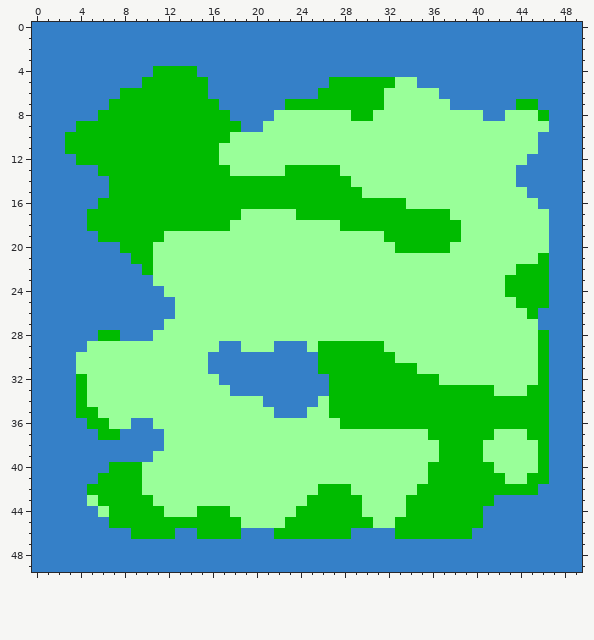
A pixel-art sprite gets an edit: map.png. The picture above was drawn from the file before the commit.
The file is 500x500 pixels, drawn in blocks of 10x10; one block is one cell here.
After:
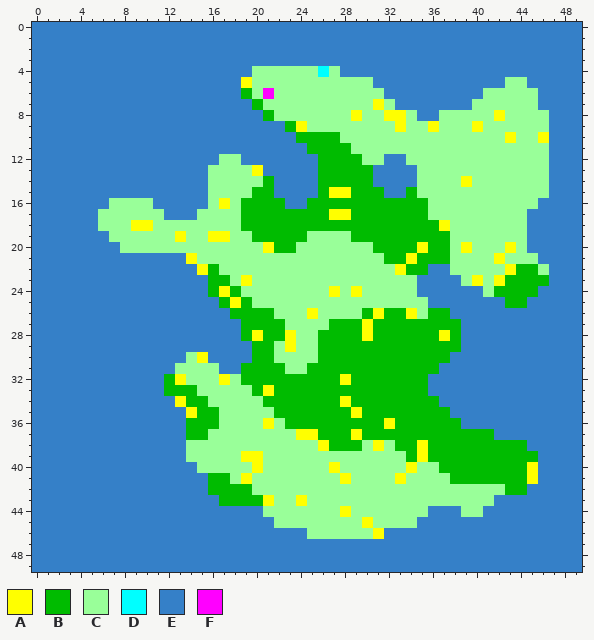
Palette (. is transparent): A #ffff00  B #00bb00  C #99ff99  D #00ffff  E #3580c8  F #ff00ff
The commit says: map generator algorithm good
From old to new:
y 4: x 11..14 BBBB -> EEEE; x 20..27 EEEEEEEE -> CCCCCCDC
y 5: x 10..15 BBBBBB -> EEEEEE; x 19..34 EEEEEEEEBBBBBBCC -> ACCCCCCCCCCCEEEE; x 43..44 EE -> CC
y 6: x 8..15 BBBBBBBB -> EEEEEEEE; x 19..36 EEEEEEEBBBBBBCCCCC -> BCFCCCCCCCCCCEEEEE; x 41..45 EEEEE -> CCCCC
y 7: x 7..16 BBBBBBBBBB -> EEEEEEEEEE; x 20..31 EEEBBBBBBBBB -> BCCCCCCCCCCA; x 33..37 CCCCC -> EEEEE; x 40..45 EEEEBB -> CCCCCC
y 8: x 6..17 BBBBBBBBBBBB -> EEEEEEEEEEEE; x 21 E -> B; x 29..30 BB -> AC; x 32..33 CC -> AA; x 35..36 CC -> EE; x 41..42 EE -> CA; x 46 B -> C
y 9: x 4..18 BBBBBBBBBBBBBBB -> EEEEEEEEEEEEEEE; x 21..24 CCCC -> EEBA; x 33 C -> A; x 36 C -> A; x 40 C -> A
y 10: x 3..27 BBBBBBBBBBBBBBBCCCCCCCCCC -> EEEEEEEEEEEEEEEEEEEEEBBBB; x 43 C -> A; x 46 E -> A
y 11: x 3..28 BBBBBBBBBBBBBBCCCCCCCCCCCC -> EEEEEEEEEEEEEEEEEEEEEEBBBB; x 46 E -> C
y 12: x 4..16 BBBBBBBBBBBBB -> EEEEEEEEEEEEE; x 19..29 CCCCCCCCCCC -> EEEEEEEBBBB; x 32..33 CC -> EE; x 45..46 EE -> CC
y 13: x 6..17 BBBBBBBBBBBB -> EEEEEEEEEECC; x 20..25 CCCBBB -> AEEEEE; x 28..34 CCCCCCC -> BBBEEEE; x 44..46 EEE -> CCC
y 14: x 7..20 BBBBBBBBBBBBBB -> EEEEEEEEECCCCC; x 22..25 BBBB -> EEEE; x 29..34 CCCCCC -> BBEEEE; x 39 C -> A; x 44..46 EEE -> CCC
y 15: x 7..19 BBBBBBBBBBBBB -> EEEEEEEEECCCC; x 22..25 BBBB -> EEEE; x 27..28 BB -> AA; x 30..34 CCCCC -> BBEEB; x 45..46 EE -> CC
y 16: x 6..18 BBBBBBBBBBBBB -> ECCCCEEEEECAC; x 23..24 BB -> EE; x 34..35 CC -> BB
y 17: x 5..23 BBBBBBBBBBBBBBCCCCC -> ECCCCCCEEECCCCBBBBB; x 27..28 BB -> AA; x 36..37 BB -> CC; x 45..46 CC -> EE
y 18: x 5..17 BBBBBBBBBBBBB -> ECCCAACCCCCCC; x 19..27 CCCCCCCCC -> BBBBBBBBB; x 37..38 BB -> AC; x 45..46 CC -> EE
y 19: x 6..11 BBBBBB -> ECCCCC; x 13 C -> A; x 16..17 CC -> AA; x 20..24 CCCCC -> BBBBB; x 29..31 CCC -> BBB; x 38 B -> C; x 45..46 CC -> EE
y 20: x 8..10 BBB -> CCC; x 21..23 CCC -> ABB; x 31..32 CC -> BB; x 35 B -> A; x 39 C -> A; x 43 C -> A; x 45..46 CC -> EE
y 21: x 9..14 BBCCCC -> EEEEEA; x 32..37 CCCCCC -> BBABBB; x 42 C -> A; x 46 B -> E
y 22: x 10..16 BCCCCCC -> EEEEEAB; x 33..37 CCCCC -> ABBEE; x 43 C -> A; x 46 B -> C
y 23: x 11..17 CCCCCCC -> EEEEEBB; x 19 C -> A; x 35..38 CCCC -> EEEE; x 40 C -> A; x 42 C -> A
y 24: x 12..18 CCCCCCC -> EEEEBAB; x 27 C -> A; x 29 C -> A; x 35..40 CCCCCC -> EEEEEE; x 42 C -> B; x 46 B -> E
y 25: x 13..19 CCCCCCC -> EEEEBAB; x 36..43 CCCCCCCC -> EEEEEEEB; x 45..46 BB -> EE
y 26: x 13..21 CCCCCCCCC -> EEEEEBBBB; x 25 C -> A; x 30..34 CCCCC -> BABBA; x 36..45 CCCCCCCCCB -> BBEEEEEEEE
y 27: x 12..22 CCCCCCCCCCC -> EEEEEEEBBBB; x 27..45 CCCCCCCCCCCCCCCCCCC -> BBBABBBBBBBBEEEEEEE
y 28: x 6..7 BB -> EE; x 11..23 CCCCCCCCCCCCC -> EEEEEEEEBABBA; x 26..46 CCCCCCCCCCCCCCCCCCCCB -> BBBBABBBBBBABEEEEEEEE
y 29: x 5..16 CCCCCCCCCCCC -> EEEEEEEEEEEE; x 19..24 CCCEEE -> EBBCAC; x 32..46 CCCCCCCCCCCCCCB -> BBBBBBBEEEEEEEE
y 30: x 4..13 CCCCCCCCCC -> EEEEEEEEEE; x 15 C -> A; x 20..25 EEEEEE -> BBCCCC; x 33..46 CCCCCCCCCCCCCB -> BBBBBEEEEEEEEE
y 31: x 4..12 CCCCCCCCC -> EEEEEEEEE; x 16 E -> C; x 19..25 EEEEEEE -> BBBBCCB; x 35..46 CCCCCCCCCCCB -> BBEEEEEEEEEE
y 32: x 4..13 BCCCCCCCCC -> EEEEEEEEBA; x 17..26 EEEEEEEEEE -> ACBBBBBBBB; x 28 B -> A; x 36..46 BCCCCCCCCCB -> EEEEEEEEEEE
y 33: x 4..14 BCCCCCCCCCC -> EEEEEEEEBBB; x 18..26 EEEEEEEEE -> CCBABBBBB; x 36..46 BBBBBBCCCBB -> EEEEEEEEEEE
y 34: x 4..15 BCCCCCCCCCCC -> EEEEEEEEEABB; x 21..26 EEEEEC -> BBBBBB; x 28 B -> A; x 37..46 BBBBBBBBBB -> EEEEEEEEEE
y 35: x 4..16 BBCCCCCCCCCCC -> EEEEEEEEEEABB; x 22..26 EEECC -> BBBBB; x 29 B -> A; x 38..46 BBBBBBBBB -> EEEEEEEEE
y 36: x 5..8 BBCC -> EEEE; x 11..16 CCCCCC -> EEEBBB; x 21 C -> A; x 23..27 CCCCC -> BBBBB; x 32 B -> A; x 39..46 BBBBBBBB -> EEEEEEEE
y 37: x 6..7 BB -> EE; x 12..15 CCCC -> EEBB; x 24..35 CCCCCCCCCCCC -> AABBBABBBBBB; x 42..46 CCCBB -> EEEEE
y 38: x 12..13 CC -> EE; x 26..29 CCCC -> ABBB; x 31 C -> A; x 33..36 CCCC -> BBAB; x 41..46 CCCCCB -> BBBBEE
y 39: x 11..13 CCC -> EEE; x 19..20 CC -> AA; x 34..36 CCC -> BAB; x 41..46 CCCCCB -> BBBBBE
y 40: x 7..14 BBBCCCCC -> EEEEEEEE; x 20 C -> A; x 27 C -> A; x 34 C -> A; x 36 B -> C; x 42..46 CCCCB -> BBBAE
y 41: x 6..17 BBBBCCCCCCCC -> EEEEEEEEEEBB; x 19 C -> A; x 28 C -> A; x 33 C -> A; x 36..37 BB -> CC; x 43..46 CCBB -> BBAE
y 42: x 5..19 BBBBBCCCCCCCCCC -> EEEEEEEEEEEBBBB; x 26..28 BBB -> CCC; x 35..42 BBBBBBBB -> CCCCCCCC; x 45 B -> E
y 43: x 5..21 CBBBBBCCCCCCCCCCC -> EEEEEEEEEEEEBBBBA; x 24..29 CBBBBB -> ACCCCC; x 34..41 BBBBBBBB -> CCCCCCCC
y 44: x 6..20 CBBBBBCCCBBBCCC -> EEEEEEEEEEEEEEE; x 24..29 BBBBBB -> CCCCAC; x 34..40 BBBBBBB -> CCEEECC
y 45: x 7..21 BBBBBBBBBBBBCCC -> EEEEEEEEEEEEEEE; x 23..30 BBBBBBBB -> CCCCCCCA; x 33..40 BBBBBBBB -> CCEEEEEE
y 46: x 9..12 BBBB -> EEEE; x 15..18 BBBB -> EEEE; x 22..31 BBBBBBBEEE -> EEECCCCCCA; x 33..39 BBBBBBB -> EEEEEEE
Changed places in both pictures, as pixel boxes (x1, y1, x2, y2):
changed: (65, 66, 549, 539)
